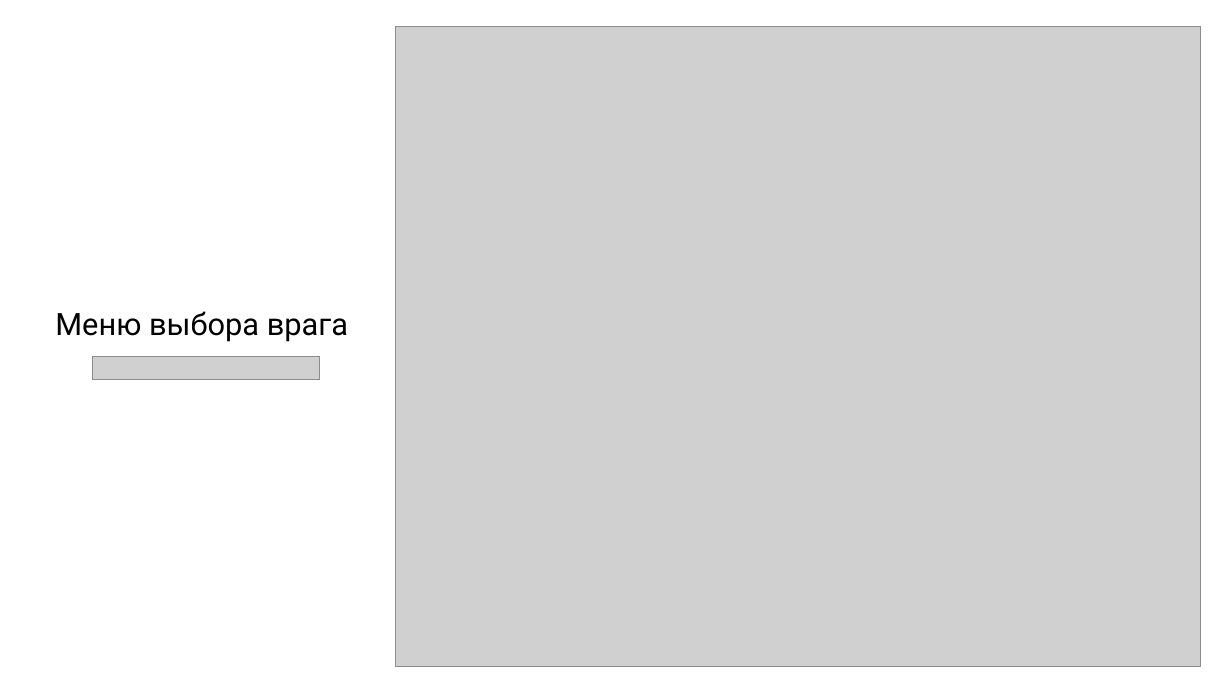
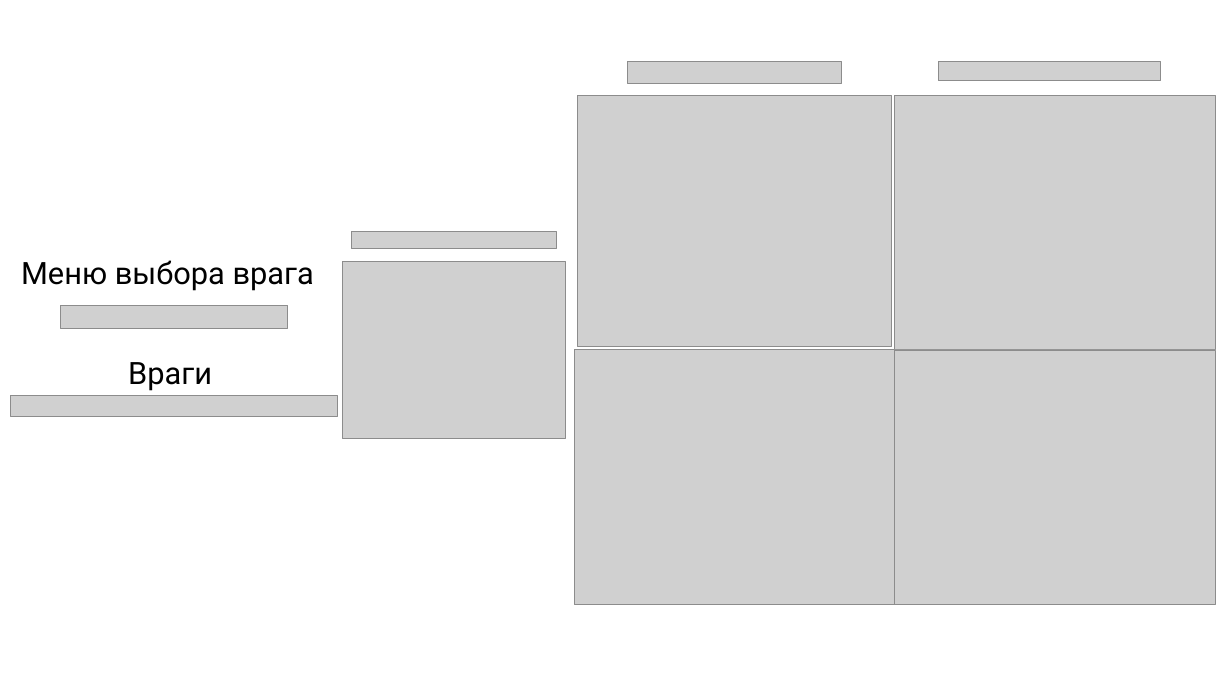
Before and after one commit to kounce/-, a slide deck: slide 4 of doc/Path to glory.pptx. Drawn at 1232x693 pixels with LibreOffice and Linux fonts; fonts in the diff are those of the drawing; grey boxes stand for pictures. Boxes give left, top, right and bottom in pixels: in the first picture for what was removed or moved away, otherwise in the second. Text is boxed around its words. In the diff, an @@ line names an element or a change of style, - is before the commit and + after.

```diff
--- a/doc/Path to glory.pptx
+++ b/doc/Path to glory.pptx
@@ picture removed at (x1=396, y1=27, x2=1201, y2=667) @@
@@ picture added at (x1=628, y1=61, x2=841, y2=83) @@
@@ picture added at (x1=938, y1=61, x2=1161, y2=80) @@
@@ picture added at (x1=578, y1=96, x2=892, y2=347) @@
@@ picture added at (x1=895, y1=96, x2=1215, y2=350) @@
@@ picture added at (x1=351, y1=231, x2=556, y2=249) @@
@@ text "Меню выбора врага" moved from (x1=55, y1=311, x2=348, y2=342) to (x1=21, y1=260, x2=314, y2=291) @@
@@ picture added at (x1=343, y1=262, x2=566, y2=439) @@
@@ picture moved from (x1=92, y1=356, x2=320, y2=379) to (x1=61, y1=305, x2=288, y2=328) @@
@@ picture added at (x1=575, y1=349, x2=896, y2=605) @@
@@ picture added at (x1=895, y1=350, x2=1215, y2=604) @@
@@ text added at (x1=128, y1=362, x2=212, y2=391), 24 pt, text #000000 @@
+Враги
@@ picture added at (x1=11, y1=396, x2=338, y2=417) @@
```
Also in this commit, not shown: 2 other slides changed, 2 slides added, 1 slide removed.
